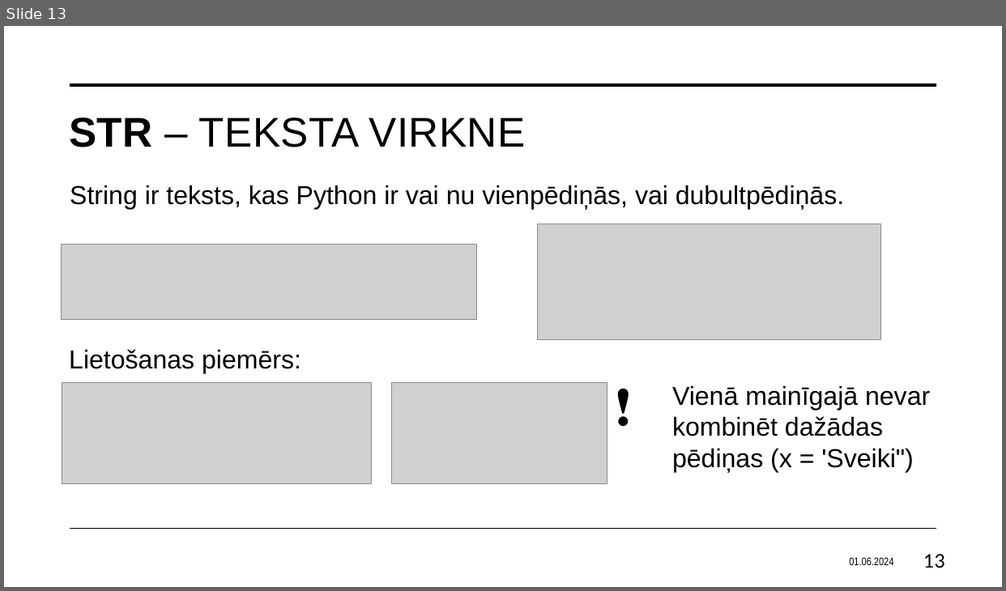
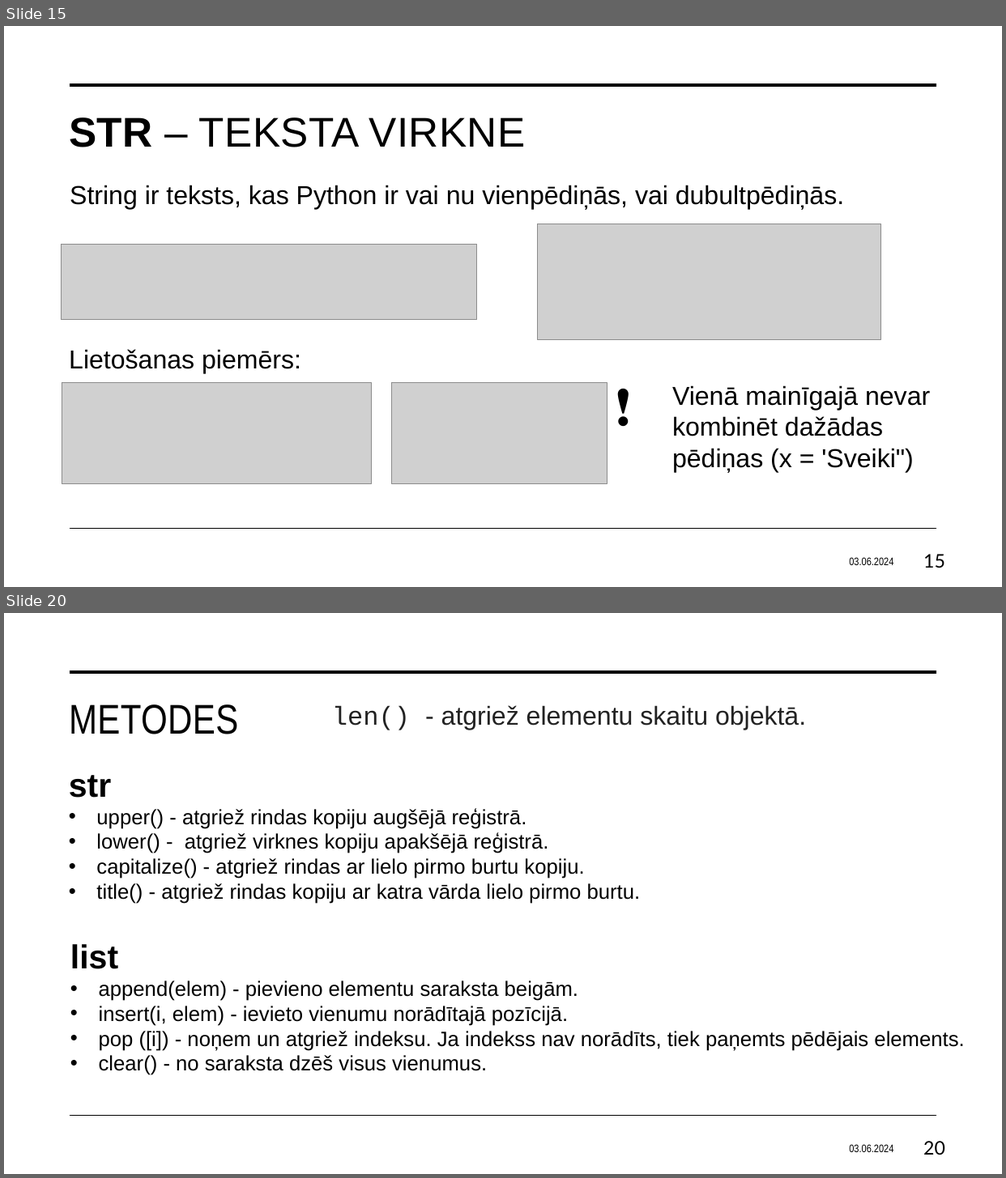
Before and after one commit to Gerda155/Fedotova_Eksamens, a slide deck: Fedotova_macibuMaterials.pptx. Shown one above the other, each under a label of ours: slide 13 before the commit, slides 15 and 20 after it; the slides between them are not shown. The pictures are 1006x591 and 1006x1178 pixels, drawn with LibreOffice and Linux fonts; fonts in the diff are those of the drawing; grey boxes stand for pictures. Boxes give left, top, right and bottom in pixels: in the first picture for what was removed or moved away, otherwise in the second. Text is boxed around its words. In the diff, an @@ line names an element or a change of style, - is before the commit and + after.

```diff
--- a/Fedotova_macibuMaterials.pptx
+++ b/Fedotova_macibuMaterials.pptx
@@ slide 20 added at (4, 613, 1002, 1174), background #FFFFFF; not listed: 2 template elements that a slide beside it also shows @@
@@ title added at (69, 705, 238, 735), 40 pt, text #000000 @@
+METODES
@@ text added at (332, 705, 806, 730), 25 pt, text #222222 @@
+len() - atgriež elementu skaitu objektā.
@@ text added at (69, 775, 641, 904), 20 pt, text #000000 @@
+str
+• upper() - atgriež rindas kopiju augšējā reģistrā.
+• lower() - atgriež virknes kopiju apakšējā reģistrā.
+• capitalize() - atgriež rindas ar lielo pirmo burtu kopiju.
+• title() - atgriež rindas kopiju ar katra vārda lielo pirmo burtu.
@@ text added at (70, 944, 964, 1076), 20 pt, text #000000 @@
+list
+• append(elem) - pievieno elementu saraksta beigām.
+• insert(i, elem) - ievieto vienumu norādītajā pozīcijā.
+• pop ([i]) - noņem un atgriež indeksu. Ja indekss nav norādīts, tiek paņemts pēdējais elements.
+• clear() - no saraksta dzēš visus vienumus.
@@ text added at (849, 1144, 893, 1152), 10.5 pt, text #000000 @@
+03.06.2024
@@ page number added at (923, 1141, 945, 1155), 18 pt, text #000000 @@
+20
@@ what was slide 13 is now slide 15 @@
@@ slide 15 changed as well @@
@@ text at (849, 557, 893, 565): text changed @@
-01.06.2024
+03.06.2024
@@ page number at (923, 554, 945, 569): text changed @@
-13
+15
```
Also in this commit, not shown: 18 other slides changed, 4 other slides added, 10 slides removed.
